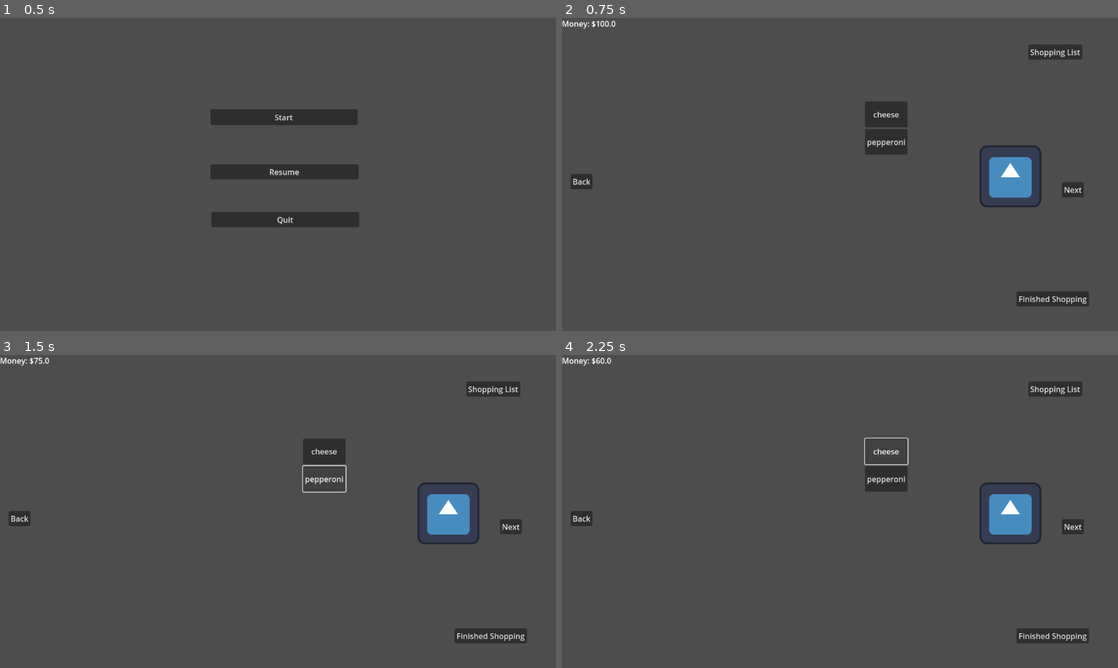
Above: before the commit, frames 1-4 (two rows, left to right).
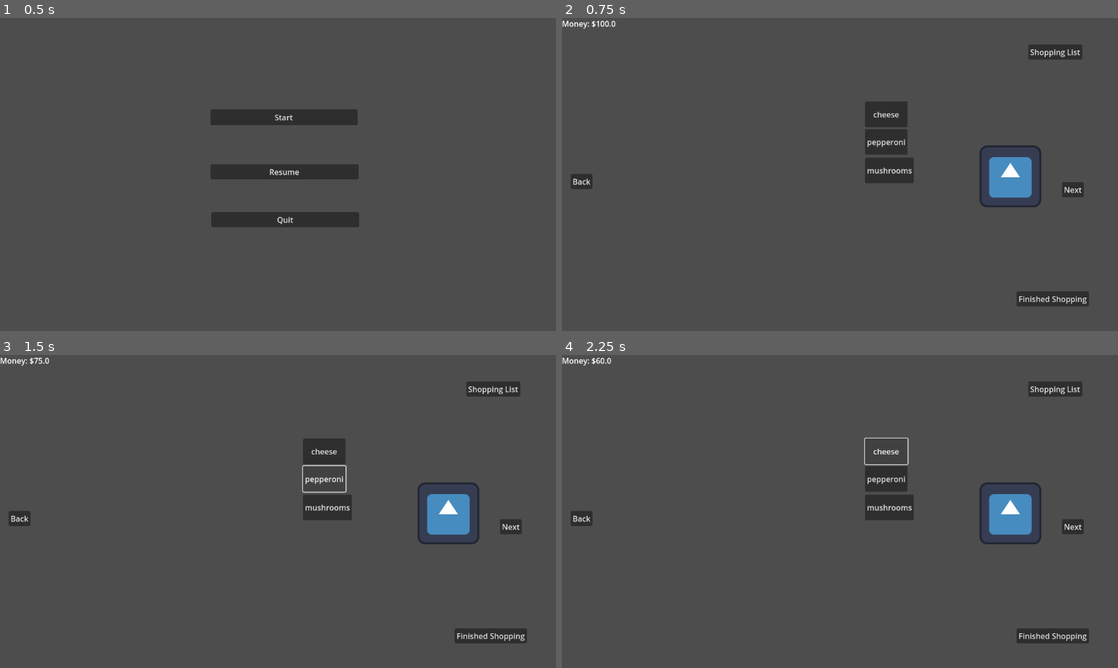
Above: after the commit, the same moments.

Repository: Leone2004/LandLockedLigersGame
Game: Godot game, scene res://Scenes/mainmenu.tscn
The game is run twice, just before and just after one commit, with the same random seed, the same clock (stepped at 60 frames per second) and the same inputs. The engine's default icon, where the game draws it, is replaced by a stand-in: a white triangle on a blue panel in a dark square.
Inputs:
- Up to frame 1 (0.5 s): no input
- Up to frame 2 (0.75 s): click "Start" at 0.5 s
- Up to frame 3 (1.5 s): click "pepperoni" at 1.25 s
- Up to frame 4 (2.25 s): click "cheese" at 2 s

Frame 1 is identical in both runs. In frame 2, 0.7% of the frame differs, in the area x 54-64%, y 44-53%; in frame 3, 0.7%; in frame 4, 0.7%.

Commit message:
commit
added pepper

Diff:
--- a/cookingupsuccessgame/Scenes/GroceryStore.tscn
+++ b/cookingupsuccessgame/Scenes/GroceryStore.tscn
@@ -66,6 +66,14 @@
 offset_bottom = -98.0
 text = "cheese"
 
+[node name="mushrooms" type="Button" parent="Control"]
+layout_mode = 0
+offset_left = 52.0
+offset_top = -35.0
+offset_right = 140.0
+offset_bottom = 18.0
+text = "mushrooms"
+
 [node name="Camera2D" type="Camera2D" parent="."]
 
 [node name="Icon" type="Sprite2D" parent="."]
@@ -89,3 +97,4 @@
 [connection signal="pressed" from="Control/CanvasLayer/ShoppingList" to="Control" method="_on_shopping_list_pressed"]
 [connection signal="pressed" from="Control/pepperoni" to="Control" method="_on_food_pressed" binds= [0, 25.0]]
 [connection signal="pressed" from="Control/cheese" to="Control" method="_on_food_pressed" binds= [1, 15.0]]
+[connection signal="pressed" from="Control/mushrooms" to="Control" method="_on_food_pressed" binds= [2, 15.0]]
--- a/cookingupsuccessgame/Scripts/global.gd
+++ b/cookingupsuccessgame/Scripts/global.gd
@@ -3,10 +3,5 @@
 var money : float = 100.00
 
 # Suggested New Variable System
-var ingredients = [0,0,0,0]
-var food = ["pepperoni", "cheese", "sauce", "mushrooms"]
-
-# Old Variable System
-var pepperoni : int = 0
-var cheese : int = 0
-var sauce : int = 0
+var ingredients = [0,0,0,0,0]
+var food = ["pepperoni", "cheese", "mushrooms", "sauce","pepper"]
